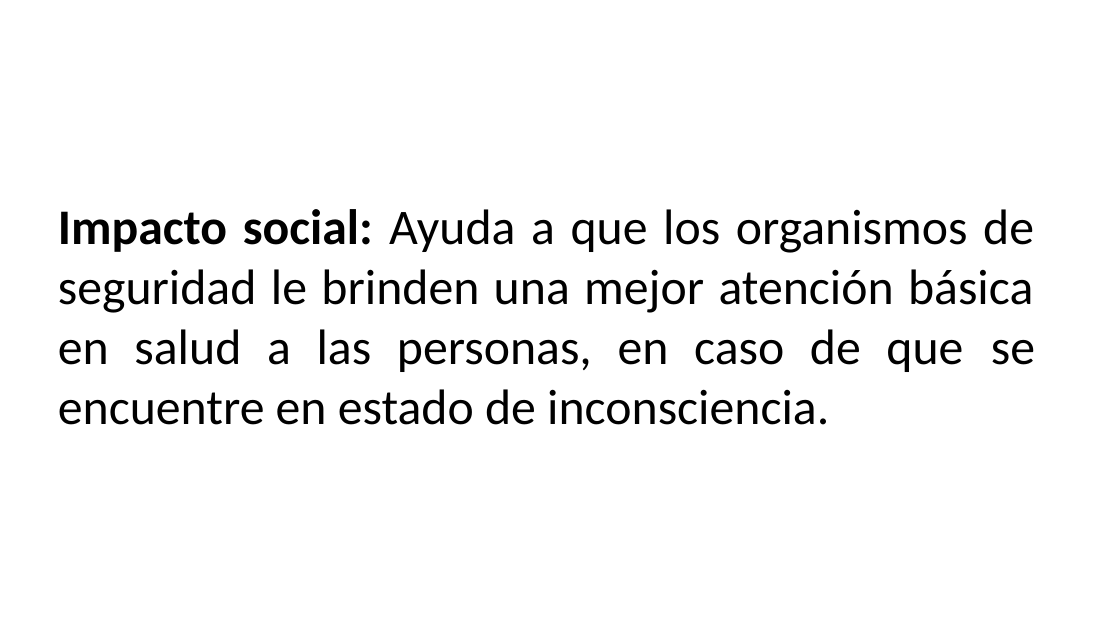
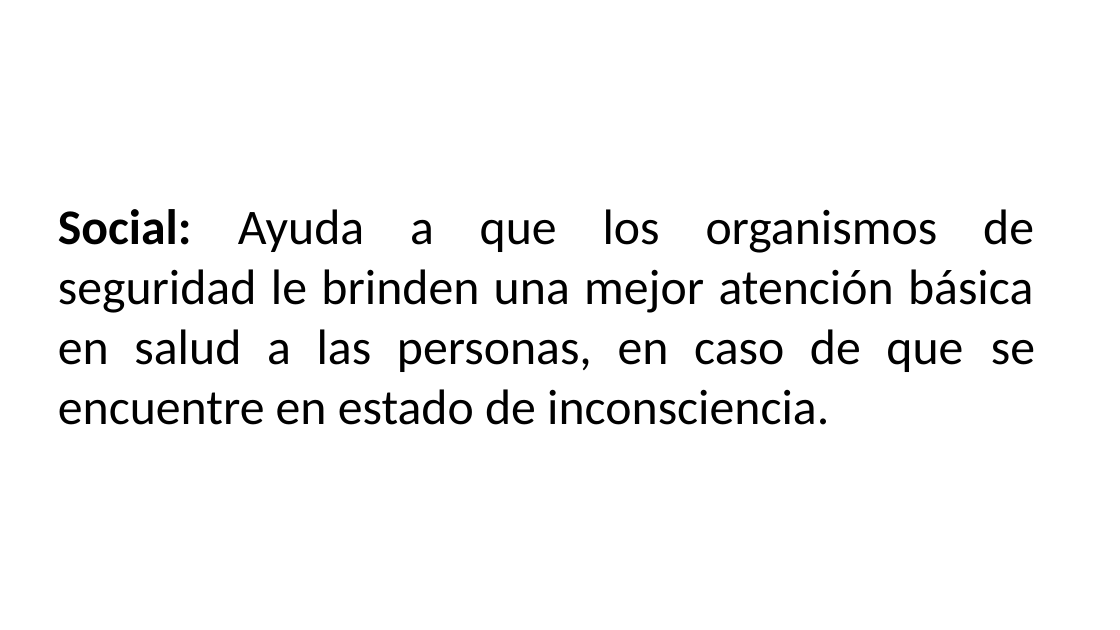
Before and after one commit to Dalvarez491/IdHand, a slide deck: slide 14 of Pulsera para identificación de personas en estado de inconciencia ultima verción.pptx. Drawn at 1120x630 pixels with LibreOffice and Linux fonts; fonts in the diff are those of the drawing; background and template pictures are left out. Boxes give left, top, right and bottom in pixels: in the first picture for what was removed or moved away, otherwise in the second. Text is boxed around its words. In the diff, an @@ line names an element or a change of style, - is before the commit and + after.

```diff
--- a/Pulsera para identificación de personas en estado de inconciencia ultima verción.pptx
+++ b/Pulsera para identificación de personas en estado de inconciencia ultima verción.pptx
@@ text at bbox=[58, 209, 1035, 425]: text changed @@
-Impacto social: Ayuda a que los organismos de seguridad le brinden una mejor atención básica en salud a las personas, en caso de que se encuentre en estado de inconsciencia.
+Social: Ayuda a que los organismos de seguridad le brinden una mejor atención básica en salud a las personas, en caso de que se encuentre en estado de inconsciencia.
```
Also in this commit, not shown: 3 other slides changed.
